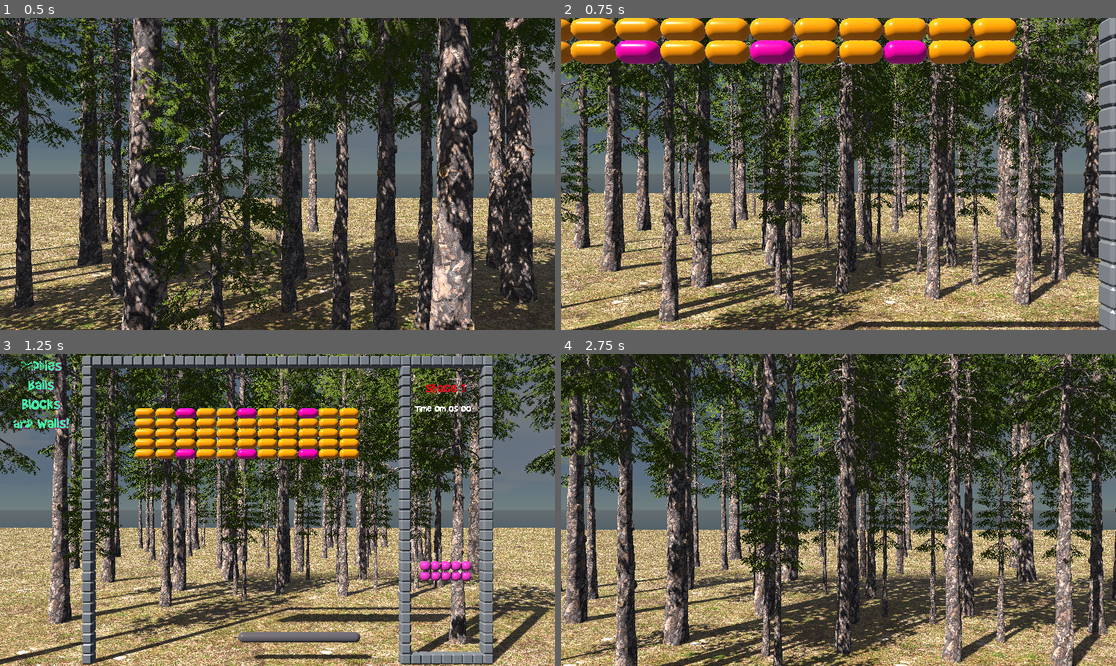
Above: before the commit, frames 1-4 (two rows, left to right).
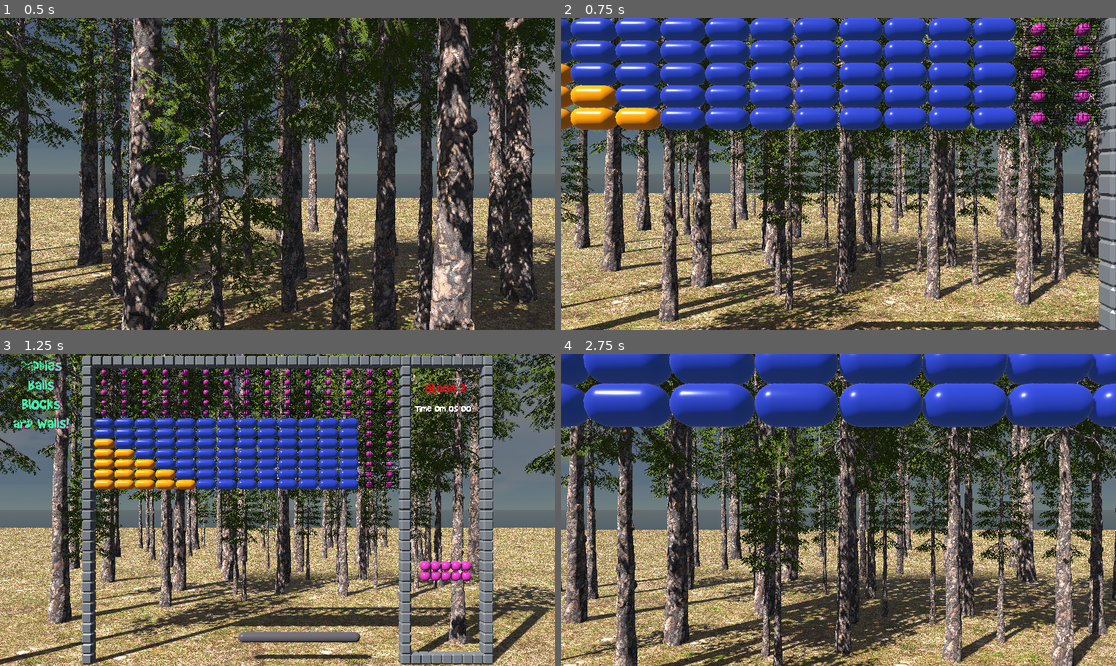
Above: after the commit, the same moments.

Repository: Chaduke/paddles_balls_blocks_walls
Game: Godot game, scene res://scenes/main.tscn
The game is run twice, just before and just after one commit, with the same random seed, the same clock (stepped at 60 frames per second) and the same inputs.
Inputs (mouse positions are in pixels of both pictures, inside the frame that each line leads up to):
- Up to frame 1 (0.5 s): no input
- Up to frame 2 (0.75 s): move the mouse to (866, 174) at 0.52 s; right-click (866, 174) at 0.6 s
- Up to frame 3 (1.25 s): no input
- Up to frame 4 (2.75 s): tap Enter at 1.25 s; move the mouse to (810, 510) at 1.27 s; click (810, 510) at 1.35 s; tap R (reset) at 2 s; move the mouse to (849, 503) at 2.02 s; right-click (849, 503) at 2.1 s

Frame 1 is identical in both runs. In frame 2, 29% of the frame differs, in the area x 0-99%, y 0-100%; in frame 3, 15%; in frame 4, 22%.
Error after the commit: Invalid access to property or key 'current_ball_size' on a base object of type 'Node (global.gd)'. (res://scripts/block_clear.gd:6)

Commit message:
Added stage 3

Diff:
--- /dev/null
+++ b/scenes/blocks_3.tscn
@@ -0,0 +1,422 @@
+[gd_scene load_steps=5 format=3 uid="uid://cry07a563hmaa"]
+
+[ext_resource type="PackedScene" uid="uid://dqclg4jco6ayd" path="res://scenes/block.tscn" id="1_y1okb"]
+[ext_resource type="PackedScene" uid="uid://sonrtvbb6nc0" path="res://scenes/block_clear.tscn" id="2_ax5up"]
+[ext_resource type="PackedScene" uid="uid://bo14ca75e1vsq" path="res://scenes/block_blue.tscn" id="3_e32dx"]
+[ext_resource type="PackedScene" uid="uid://caad1bitssj3a" path="res://scenes/block_pink.tscn" id="4_0j220"]
+
+[node name="blocks_2" type="Node3D"]
+
+[node name="block15" parent="." instance=ExtResource("1_y1okb")]
+transform = Transform3D(1, 0, 0, 0, 1, 0, 0, 0, 1, 7.5, 16.5, 0)
+
+[node name="block16" parent="." instance=ExtResource("1_y1okb")]
+transform = Transform3D(1, 0, 0, 0, 1, 0, 0, 0, 1, 9.5, 16.5, 0)
+
+[node name="block17" parent="." instance=ExtResource("1_y1okb")]
+transform = Transform3D(1, 0, 0, 0, 1, 0, 0, 0, 1, 11.5, 16.5, 0)
+
+[node name="block19" parent="." instance=ExtResource("1_y1okb")]
+transform = Transform3D(1, 0, 0, 0, 1, 0, 0, 0, 1, 13.5, 16.5, 0)
+
+[node name="block21" parent="." instance=ExtResource("1_y1okb")]
+transform = Transform3D(1, 0, 0, 0, 1, 0, 0, 0, 1, 15.5, 16.5, 0)
+
+[node name="block25" parent="." instance=ExtResource("1_y1okb")]
+transform = Transform3D(1, 0, 0, 0, 1, 0, 0, 0, 1, 17.5, 16.5, 0)
+
+[node name="block27" parent="." instance=ExtResource("1_y1okb")]
+transform = Transform3D(1, 0, 0, 0, 1, 0, 0, 0, 1, 19.5, 16.5, 0)
+
+[node name="block29" parent="." instance=ExtResource("1_y1okb")]
+transform = Transform3D(1, 0, 0, 0, 1, 0, 0, 0, 1, 21.5, 16.5, 0)
+
+[node name="block31" parent="." instance=ExtResource("1_y1okb")]
+transform = Transform3D(1, 0, 0, 0, 1, 0, 0, 0, 1, 23.5, 16.5, 0)
+
+[node name="block36" parent="." instance=ExtResource("1_y1okb")]
+transform = Transform3D(1, 0, 0, 0, 1, 0, 0, 0, 1, 7.5, 17.5, 0)
+
+[node name="block47" parent="." instance=ExtResource("1_y1okb")]
+transform = Transform3D(1, 0, 0, 0, 1, 0, 0, 0, 1, 9.5, 17.5, 0)
+
+[node name="block48" parent="." instance=ExtResource("1_y1okb")]
+transform = Transform3D(1, 0, 0, 0, 1, 0, 0, 0, 1, 11.5, 17.5, 0)
+
+[node name="block51" parent="." instance=ExtResource("1_y1okb")]
+transform = Transform3D(1, 0, 0, 0, 1, 0, 0, 0, 1, 13.5, 17.5, 0)
+
+[node name="block52" parent="." instance=ExtResource("1_y1okb")]
+transform = Transform3D(1, 0, 0, 0, 1, 0, 0, 0, 1, 15.5, 17.5, 0)
+
+[node name="block54" parent="." instance=ExtResource("1_y1okb")]
+transform = Transform3D(1, 0, 0, 0, 1, 0, 0, 0, 1, 17.5, 17.5, 0)
+
+[node name="block55" parent="." instance=ExtResource("1_y1okb")]
+transform = Transform3D(1, 0, 0, 0, 1, 0, 0, 0, 1, 19.5, 17.5, 0)
+
+[node name="block56" parent="." instance=ExtResource("1_y1okb")]
+transform = Transform3D(1, 0, 0, 0, 1, 0, 0, 0, 1, 21.5, 17.5, 0)
+
+[node name="block57" parent="." instance=ExtResource("1_y1okb")]
+transform = Transform3D(1, 0, 0, 0, 1, 0, 0, 0, 1, 23.5, 17.5, 0)
+
+[node name="block32" parent="." instance=ExtResource("1_y1okb")]
+transform = Transform3D(1, 0, 0, 0, 1, 0, 0, 0, 1, 7.5, 15.5, 0)
+
+[node name="block39" parent="." instance=ExtResource("1_y1okb")]
+transform = Transform3D(1, 0, 0, 0, 1, 0, 0, 0, 1, 9.5, 15.5, 0)
+
+[node name="block40" parent="." instance=ExtResource("1_y1okb")]
+transform = Transform3D(1, 0, 0, 0, 1, 0, 0, 0, 1, 11.5, 15.5, 0)
+
+[node name="block41" parent="." instance=ExtResource("1_y1okb")]
+transform = Transform3D(1, 0, 0, 0, 1, 0, 0, 0, 1, 13.5, 15.5, 0)
+
+[node name="block42" parent="." instance=ExtResource("1_y1okb")]
+transform = Transform3D(1, 0, 0, 0, 1, 0, 0, 0, 1, 15.5, 15.5, 0)
+
+[node name="block43" parent="." instance=ExtResource("1_y1okb")]
+transform = Transform3D(1, 0, 0, 0, 1, 0, 0, 0, 1, 17.5, 15.5, 0)
+
+[node name="block44" parent="." instance=ExtResource("1_y1okb")]
+transform = Transform3D(1, 0, 0, 0, 1, 0, 0, 0, 1, 19.5, 15.5, 0)
+
+[node name="block49" parent="." instance=ExtResource("1_y1okb")]
+transform = Transform3D(1, 0, 0, 0, 1, 0, 0, 0, 1, 21.5, 15.5, 0)
+
+[node name="block50" parent="." instance=ExtResource("1_y1okb")]
+transform = Transform3D(1, 0, 0, 0, 1, 0, 0, 0, 1, 23.5, 15.5, 0)
+
+[node name="block58" parent="." instance=ExtResource("1_y1okb")]
+transform = Transform3D(1, 0, 0, 0, 1, 0, 0, 0, 1, 7.5, 23.5, 0)
+
+[node name="block59" parent="." instance=ExtResource("1_y1okb")]
+transform = Transform3D(1, 0, 0, 0, 1, 0, 0, 0, 1, 9.5, 23.5, 0)
+
+[node name="block60" parent="." instance=ExtResource("1_y1okb")]
+transform = Transform3D(1, 0, 0, 0, 1, 0, 0, 0, 1, 11.5, 23.5, 0)
+
+[node name="block61" parent="." instance=ExtResource("1_y1okb")]
+transform = Transform3D(1, 0, 0, 0, 1, 0, 0, 0, 1, 13.5, 23.5, 0)
+
+[node name="block62" parent="." instance=ExtResource("1_y1okb")]
+transform = Transform3D(1, 0, 0, 0, 1, 0, 0, 0, 1, 15.5, 23.5, 0)
+
+[node name="block63" parent="." instance=ExtResource("1_y1okb")]
+transform = Transform3D(1, 0, 0, 0, 1, 0, 0, 0, 1, 17.5, 23.5, 0)
+
+[node name="block65" parent="." instance=ExtResource("1_y1okb")]
+transform = Transform3D(1, 0, 0, 0, 1, 0, 0, 0, 1, 19.5, 23.5, 0)
+
+[node name="block66" parent="." instance=ExtResource("1_y1okb")]
+transform = Transform3D(1, 0, 0, 0, 1, 0, 0, 0, 1, 21.5, 23.5, 0)
+
+[node name="block67" parent="." instance=ExtResource("1_y1okb")]
+transform = Transform3D(1, 0, 0, 0, 1, 0, 0, 0, 1, 23.5, 23.5, 0)
+
+[node name="block68" parent="." instance=ExtResource("1_y1okb")]
+transform = Transform3D(1, 0, 0, 0, 1, 0, 0, 0, 1, 7.5, 24.5, 0)
+
+[node name="block69" parent="." instance=ExtResource("1_y1okb")]
+transform = Transform3D(1, 0, 0, 0, 1, 0, 0, 0, 1, 9.5, 24.5, 0)
+
+[node name="block70" parent="." instance=ExtResource("1_y1okb")]
+transform = Transform3D(1, 0, 0, 0, 1, 0, 0, 0, 1, 11.5, 24.5, 0)
+
+[node name="block71" parent="." instance=ExtResource("1_y1okb")]
+transform = Transform3D(1, 0, 0, 0, 1, 0, 0, 0, 1, 13.5, 24.5, 0)
+
+[node name="block72" parent="." instance=ExtResource("1_y1okb")]
+transform = Transform3D(1, 0, 0, 0, 1, 0, 0, 0, 1, 15.5, 24.5, 0)
+
+[node name="block73" parent="." instance=ExtResource("1_y1okb")]
+transform = Transform3D(1, 0, 0, 0, 1, 0, 0, 0, 1, 17.5, 24.5, 0)
+
+[node name="block75" parent="." instance=ExtResource("1_y1okb")]
+transform = Transform3D(1, 0, 0, 0, 1, 0, 0, 0, 1, 19.5, 24.5, 0)
+
+[node name="block76" parent="." instance=ExtResource("1_y1okb")]
+transform = Transform3D(1, 0, 0, 0, 1, 0, 0, 0, 1, 21.5, 24.5, 0)
+
+[node name="block77" parent="." instance=ExtResource("1_y1okb")]
+transform = Transform3D(1, 0, 0, 0, 1, 0, 0, 0, 1, 23.5, 24.5, 0)
+
+[node name="block78" parent="." instance=ExtResource("1_y1okb")]
+transform = Transform3D(1, 0, 0, 0, 1, 0, 0, 0, 1, 7.5, 22.5, 0)
+
+[node name="block79" parent="." instance=ExtResource("1_y1okb")]
+transform = Transform3D(1, 0, 0, 0, 1, 0, 0, 0, 1, 9.5, 22.5, 0)
+
+[node name="block80" parent="." instance=ExtResource("1_y1okb")]
+transform = Transform3D(1, 0, 0, 0, 1, 0, 0, 0, 1, 11.5, 22.5, 0)
+
+[node name="block88" parent="." instance=ExtResource("1_y1okb")]
+transform = Transform3D(1, 0, 0, 0, 1, 0, 0, 0, 1, 7.5, 21.5, 0)
+
+[node name="block89" parent="." instance=ExtResource("1_y1okb")]
+transform = Transform3D(1, 0, 0, 0, 1, 0, 0, 0, 1, 9.5, 21.5, 0)
+
+[node name="block90" parent="." instance=ExtResource("1_y1okb")]
+transform = Transform3D(1, 0, 0, 0, 1, 0, 0, 0, 1, 11.5, 21.5, 0)
+
+[node name="block115" parent="." instance=ExtResource("1_y1okb")]
+transform = Transform3D(1, 0, 0, 0, 1, 0, 0, 0, 1, 7.5, 20.5, 0)
+
+[node name="block116" parent="." instance=ExtResource("1_y1okb")]
+transform = Transform3D(1, 0, 0, 0, 1, 0, 0, 0, 1, 9.5, 20.5, 0)
+
+[node name="block117" parent="." instance=ExtResource("1_y1okb")]
+transform = Transform3D(1, 0, 0, 0, 1, 0, 0, 0, 1, 11.5, 20.5, 0)
+
+[node name="block118" parent="." instance=ExtResource("1_y1okb")]
+transform = Transform3D(1, 0, 0, 0, 1, 0, 0, 0, 1, 7.5, 19.5, 0)
+
+[node name="block119" parent="." instance=ExtResource("1_y1okb")]
+transform = Transform3D(1, 0, 0, 0, 1, 0, 0, 0, 1, 9.5, 19.5, 0)
+
+[node name="block120" parent="." instance=ExtResource("1_y1okb")]
+transform = Transform3D(1, 0, 0, 0, 1, 0, 0, 0, 1, 11.5, 19.5, 0)
+
+[node name="block121" parent="." instance=ExtResource("1_y1okb")]
+transform = Transform3D(1, 0, 0, 0, 1, 0, 0, 0, 1, 7.5, 18.5, 0)
+
+[node name="block122" parent="." instance=ExtResource("1_y1okb")]
+transform = Transform3D(1, 0, 0, 0, 1, 0, 0, 0, 1, 9.5, 18.5, 0)
+
+[node name="block123" parent="." instance=ExtResource("1_y1okb")]
+transform = Transform3D(1, 0, 0, 0, 1, 0, 0, 0, 1, 11.5, 18.5, 0)
+
+[node name="block81" parent="." instance=ExtResource("1_y1okb")]
+transform = Transform3D(1, 0, 0, 0, 1, 0, 0, 0, 1, 13.5, 22.5, 0)
+
+[node name="block82" parent="." instance=ExtResource("1_y1okb")]
+transform = Transform3D(1, 0, 0, 0, 1, 0, 0, 0, 1, 15.5, 22.5, 0)
+
+[node name="block84" parent="." instance=ExtResource("1_y1okb")]
+transform = Transform3D(1, 0, 0, 0, 1, 0, 0, 0, 1, 17.5, 22.5, 0)
+
+[node name="block85" parent="." instance=ExtResource("1_y1okb")]
+transform = Transform3D(1, 0, 0, 0, 1, 0, 0, 0, 1, 19.5, 22.5, 0)
+
+[node name="block86" parent="." instance=ExtResource("1_y1okb")]
+transform = Transform3D(1, 0, 0, 0, 1, 0, 0, 0, 1, 21.5, 22.5, 0)
+
+[node name="block87" parent="." instance=ExtResource("1_y1okb")]
+transform = Transform3D(1, 0, 0, 0, 1, 0, 0, 0, 1, 23.5, 22.5, 0)
+
+[node name="block124" parent="." instance=ExtResource("1_y1okb")]
+transform = Transform3D(1, 0, 0, 0, 1, 0, 0, 0, 1, 19.5, 21.5, 0)
+
+[node name="block125" parent="." instance=ExtResource("1_y1okb")]
+transform = Transform3D(1, 0, 0, 0, 1, 0, 0, 0, 1, 21.5, 21.5, 0)
+
+[node name="block126" parent="." instance=ExtResource("1_y1okb")]
+transform = Transform3D(1, 0, 0, 0, 1, 0, 0, 0, 1, 23.5, 21.5, 0)
+
+[node name="block127" parent="." instance=ExtResource("1_y1okb")]
+transform = Transform3D(1, 0, 0, 0, 1, 0, 0, 0, 1, 19.5, 20.5, 0)
+
+[node name="block128" parent="." instance=ExtResource("1_y1okb")]
+transform = Transform3D(1, 0, 0, 0, 1, 0, 0, 0, 1, 21.5, 20.5, 0)
+
+[node name="block129" parent="." instance=ExtResource("1_y1okb")]
+transform = Transform3D(1, 0, 0, 0, 1, 0, 0, 0, 1, 23.5, 20.5, 0)
+
+[node name="block130" parent="." instance=ExtResource("1_y1okb")]
+transform = Transform3D(1, 0, 0, 0, 1, 0, 0, 0, 1, 19.5, 19.5, 0)
+
+[node name="block131" parent="." instance=ExtResource("1_y1okb")]
+transform = Transform3D(1, 0, 0, 0, 1, 0, 0, 0, 1, 21.5, 19.5, 0)
+
+[node name="block132" parent="." instance=ExtResource("1_y1okb")]
+transform = Transform3D(1, 0, 0, 0, 1, 0, 0, 0, 1, 23.5, 19.5, 0)
+
+[node name="block133" parent="." instance=ExtResource("1_y1okb")]
+transform = Transform3D(1, 0, 0, 0, 1, 0, 0, 0, 1, 19.5, 18.5, 0)
+
+[node name="block134" parent="." instance=ExtResource("1_y1okb")]
+transform = Transform3D(1, 0, 0, 0, 1, 0, 0, 0, 1, 21.5, 18.5, 0)
+
+[node name="block135" parent="." instance=ExtResource("1_y1okb")]
+transform = Transform3D(1, 0, 0, 0, 1, 0, 0, 0, 1, 23.5, 18.5, 0)
+
+[node name="block_clear108" parent="." instance=ExtResource("2_ax5up")]
+transform = Transform3D(1, 0, 0, 0, 1, 0, 0, 0, 1, 13.5, 21.5, 0)
+
+[node name="block_clear109" parent="." instance=ExtResource("2_ax5up")]
+transform = Transform3D(1, 0, 0, 0, 1, 0, 0, 0, 1, 15.5, 21.5, 0)
+
+[node name="block_clear110" parent="." instance=ExtResource("2_ax5up")]
+transform = Transform3D(1, 0, 0, 0, 1, 0, 0, 0, 1, 17.5, 21.5, 0)
+
+[node name="block_clear111" parent="." instance=ExtResource("2_ax5up")]
+transform = Transform3D(1, 0, 0, 0, 1, 0, 0, 0, 1, 13.5, 20.5, 0)
+
+[node name="block_clear112" parent="." instance=ExtResource("2_ax5up")]
+transform = Transform3D(1, 0, 0, 0, 1, 0, 0, 0, 1, 15.5, 20.5, 0)
+
+[node name="block_clear113" parent="." instance=ExtResource("2_ax5up")]
+transform = Transform3D(1, 0, 0, 0, 1, 0, 0, 0, 1, 17.5, 20.5, 0)
+
+[node name="block_clear114" parent="." instance=ExtResource("2_ax5up")]
+transform = Transform3D(1, 0, 0, 0, 1, 0, 0, 0, 1, 13.5, 19.5, 0)
+
+[node name="block_clear115" parent="." instance=ExtResource("2_ax5up")]
+transform = Transform3D(1, 0, 0, 0, 1, 0, 0, 0, 1, 15.5, 19.5, 0)
+
+[node name="block_clear116" parent="." instance=ExtResource("2_ax5up")]
+transform = Transform3D(1, 0, 0, 0, 1, 0, 0, 0, 1, 17.5, 19.5, 0)
+
+[node name="block_clear117" parent="." instance=ExtResource("2_ax5up")]
+transform = Transform3D(1, 0, 0, 0, 1, 0, 0, 0, 1, 13.5, 18.5, 0)
+
+[node name="block_clear118" parent="." instance=ExtResource("2_ax5up")]
+transform = Transform3D(1, 0, 0, 0, 1, 0, 0, 0, 1, 15.5, 18.5, 0)
+
+[node name="block_clear119" parent="." instance=ExtResource("2_ax5up")]
+transform = Transform3D(1, 0, 0, 0, 1, 0, 0, 0, 1, 17.5, 18.5, 0)
+
+[node name="block7" parent="." instance=ExtResource("3_e32dx")]
+transform = Transform3D(1, 0, 0, 0, 1, 0, 0, 0, 1, 7.5, 25.5, 0)
+
+[node name="block9" parent="." instance=ExtResource("3_e32dx")]
+transform = Transform3D(1, 0, 0, 0, 1, 0, 0, 0, 1, 9.5, 25.5, 0)
+
+[node name="block11" parent="." instance=ExtResource("3_e32dx")]
+transform = Transform3D(1, 0, 0, 0, 1, 0, 0, 0, 1, 11.5, 25.5, 0)
+
+[node name="block18" parent="." instance=ExtResource("3_e32dx")]
+transform = Transform3D(1, 0, 0, 0, 1, 0, 0, 0, 1, 13.5, 25.5, 0)
+
+[node name="block20" parent="." instance=ExtResource("3_e32dx")]
+transform = Transform3D(1, 0, 0, 0, 1, 0, 0, 0, 1, 15.5, 25.5, 0)
+
+[node name="block22" parent="." instance=ExtResource("3_e32dx")]
+transform = Transform3D(1, 0, 0, 0, 1, 0, 0, 0, 1, 17.5, 25.5, 0)
+
+[node name="block26" parent="." instance=ExtResource("3_e32dx")]
+transform = Transform3D(1, 0, 0, 0, 1, 0, 0, 0, 1, 19.5, 25.5, 0)
+
+[node name="block28" parent="." instance=ExtResource("3_e32dx")]
+transform = Transform3D(1, 0, 0, 0, 1, 0, 0, 0, 1, 21.5, 25.5, 0)
+
+[node name="block30" parent="." instance=ExtResource("3_e32dx")]
+transform = Transform3D(1, 0, 0, 0, 1, 0, 0, 0, 1, 23.5, 25.5, 0)
+
+[node name="block13" parent="." instance=ExtResource("3_e32dx")]
+transform = Transform3D(1, 0, 0, 0, 1, 0, 0, 0, 1, 7.5, 14.5, 0)
+
+[node name="block14" parent="." instance=ExtResource("3_e32dx")]
+transform = Transform3D(1, 0, 0, 0, 1, 0, 0, 0, 1, 9.5, 14.5, 0)
+
+[node name="block23" parent="." instance=ExtResource("3_e32dx")]
+transform = Transform3D(1, 0, 0, 0, 1, 0, 0, 0, 1, 11.5, 14.5, 0)
+
+[node name="block24" parent="." instance=ExtResource("3_e32dx")]
+transform = Transform3D(1, 0, 0, 0, 1, 0, 0, 0, 1, 13.5, 14.5, 0)
+
+[node name="block35" parent="." instance=ExtResource("3_e32dx")]
+transform = Transform3D(1, 0, 0, 0, 1, 0, 0, 0, 1, 15.5, 14.5, 0)
+
+[node name="block109" parent="." instance=ExtResource("3_e32dx")]
+transform = Transform3D(1, 0, 0, 0, 1, 0, 0, 0, 1, 17.5, 14.5, 0)
+
+[node name="block110" parent="." instance=ExtResource("3_e32dx")]
+transform = Transform3D(1, 0, 0, 0, 1, 0, 0, 0, 1, 19.5, 14.5, 0)
+
+[node name="block111" parent="." instance=ExtResource("3_e32dx")]
+transform = Transform3D(1, 0, 0, 0, 1, 0, 0, 0, 1, 21.5, 14.5, 0)
+
+[node name="block112" parent="." instance=ExtResource("3_e32dx")]
+transform = Transform3D(1, 0, 0, 0, 1, 0, 0, 0, 1, 23.5, 14.5, 0)
+
+[node name="block33" parent="." instance=ExtResource("3_e32dx")]
+transform = Transform3D(1, 0, 0, 0, 1, 0, 0, 0, 1, 25.5, 22.5, 0)
+
+[node name="block53" parent="." instance=ExtResource("3_e32dx")]
+transform = Transform3D(1, 0, 0, 0, 1, 0, 0, 0, 1, 25.5, 21.5, 0)
+
+[node name="block64" parent="." instance=ExtResource("3_e32dx")]
+transform = Transform3D(1, 0, 0, 0, 1, 0, 0, 0, 1, 25.5, 20.5, 0)
+
+[node name="block74" parent="." instance=ExtResource("3_e32dx")]
+transform = Transform3D(1, 0, 0, 0, 1, 0, 0, 0, 1, 25.5, 19.5, 0)
+
+[node name="block83" parent="." instance=ExtResource("3_e32dx")]
+transform = Transform3D(1, 0, 0, 0, 1, 0, 0, 0, 1, 25.5, 18.5, 0)
+
+[node name="block91" parent="." instance=ExtResource("3_e32dx")]
+transform = Transform3D(1, 0, 0, 0, 1, 0, 0, 0, 1, 25.5, 17.5, 0)
+
+[node name="block99" parent="." instance=ExtResource("3_e32dx")]
+transform = Transform3D(1, 0, 0, 0, 1, 0, 0, 0, 1, 25.5, 15.5, 0)
+
+[node name="block100" parent="." instance=ExtResource("3_e32dx")]
+transform = Transform3D(1, 0, 0, 0, 1, 0, 0, 0, 1, 25.5, 14.5, 0)
+
+[node name="block37" parent="." instance=ExtResource("3_e32dx")]
+transform = Transform3D(1, 0, 0, 0, 1, 0, 0, 0, 1, 25.5, 25.5, 0)
+
+[node name="block45" parent="." instance=ExtResource("3_e32dx")]
+transform = Transform3D(1, 0, 0, 0, 1, 0, 0, 0, 1, 25.5, 24.5, 0)
+
+[node name="block98" parent="." instance=ExtResource("3_e32dx")]
+transform = Transform3D(1, 0, 0, 0, 1, 0, 0, 0, 1, 25.5, 23.5, 0)
+
+[node name="block34" parent="." instance=ExtResource("3_e32dx")]
+transform = Transform3D(1, 0, 0, 0, 1, 0, 0, 0, 1, 5.5, 22.5, 0)
+
+[node name="block101" parent="." instance=ExtResource("3_e32dx")]
+transform = Transform3D(1, 0, 0, 0, 1, 0, 0, 0, 1, 5.5, 21.5, 0)
+
+[node name="block102" parent="." instance=ExtResource("3_e32dx")]
+transform = Transform3D(1, 0, 0, 0, 1, 0, 0, 0, 1, 5.5, 20.5, 0)
+
+[node name="block103" parent="." instance=ExtResource("3_e32dx")]
+transform = Transform3D(1, 0, 0, 0, 1, 0, 0, 0, 1, 5.5, 19.5, 0)
+
+[node name="block104" parent="." instance=ExtResource("3_e32dx")]
+transform = Transform3D(1, 0, 0, 0, 1, 0, 0, 0, 1, 5.5, 18.5, 0)
+
+[node name="block105" parent="." instance=ExtResource("3_e32dx")]
+transform = Transform3D(1, 0, 0, 0, 1, 0, 0, 0, 1, 5.5, 17.5, 0)
+
+[node name="block113" parent="." instance=ExtResource("3_e32dx")]
+transform = Transform3D(1, 0, 0, 0, 1, 0, 0, 0, 1, 25.5, 16.5, 0)
+
+[node name="block114" parent="." instance=ExtResource("3_e32dx")]
+transform = Transform3D(1, 0, 0, 0, 1, 0, 0, 0, 1, 5.5, 16.5, 0)
+
+[node name="block106" parent="." instance=ExtResource("3_e32dx")]
+transform = Transform3D(1, 0, 0, 0, 1, 0, 0, 0, 1, 5.5, 15.5, 0)
+
+[node name="block107" parent="." instance=ExtResource("3_e32dx")]
+transform = Transform3D(1, 0, 0, 0, 1, 0, 0, 0, 1, 5.5, 14.5, 0)
+
+[node name="block38" parent="." instance=ExtResource("3_e32dx")]
+transform = Transform3D(1, 0, 0, 0, 1, 0, 0, 0, 1, 5.5, 25.5, 0)
+
+[node name="block46" parent="." instance=ExtResource("3_e32dx")]
+transform = Transform3D(1, 0, 0, 0, 1, 0, 0, 0, 1, 5.5, 24.5, 0)
+
+[node name="block108" parent="." instance=ExtResource("3_e32dx")]
+transform = Transform3D(1, 0, 0, 0, 1, 0, 0, 0, 1, 5.5, 23.5, 0)
+
+[node name="block92" parent="." instance=ExtResource("4_0j220")]
+transform = Transform3D(1, 0, 0, 0, 1, 0, 0, 0, 1, 1.5, 28.5, 0)
+
+[node name="block95" parent="." instance=ExtResource("4_0j220")]
+transform = Transform3D(1, 0, 0, 0, 1, 0, 0, 0, 1, 29.5, 28.5, 0)
+
+[node name="block97" parent="." instance=ExtResource("4_0j220")]
+transform = Transform3D(1, 0, 0, 0, 1, 0, 0, 0, 1, 27.5, 28.5, 0)
+
+[node name="block96" parent="." instance=ExtResource("4_0j220")]
+transform = Transform3D(1, 0, 0, 0, 1, 0, 0, 0, 1, 29.5, 27.5, 0)
+
+[node name="block94" parent="." instance=ExtResource("4_0j220")]
+transform = Transform3D(1, 0, 0, 0, 1, 0, 0, 0, 1, 1.5, 27.5, 0)
+
+[node name="block93" parent="." instance=ExtResource("4_0j220")]
+transform = Transform3D(1, 0, 0, 0, 1, 0, 0, 0, 1, 3.5, 28.5, 0)
--- a/scripts/global.gd
+++ b/scripts/global.gd
@@ -6,7 +6,7 @@
 var slot3 = false
 var slot4 = false
 
-var current_stage = 2
+var current_stage = 3
 
 func find_free_slot():
 	if not slot1:
--- a/scripts/stage.gd
+++ b/scripts/stage.gd
@@ -2,7 +2,7 @@
 
 var current_blocks
 var stages_available = true
-var total_stages = 3
+var total_stages = 4
 var block_scene_paths = []
 
 func add_scene_paths():
